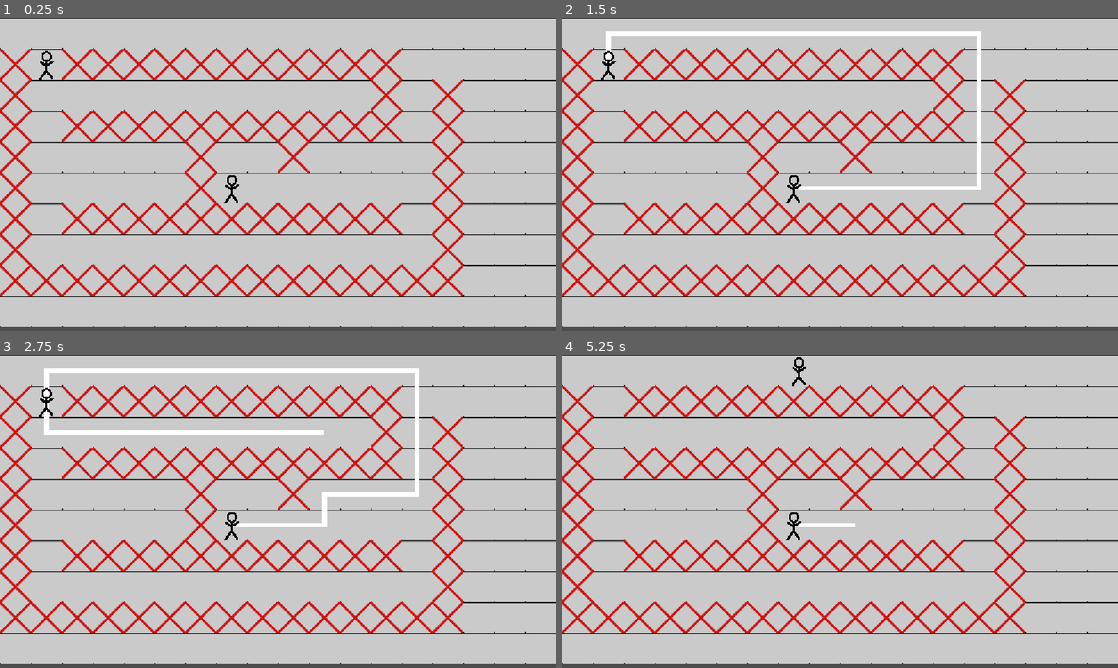
Above: before the commit, frames 1-4 (two rows, left to right).
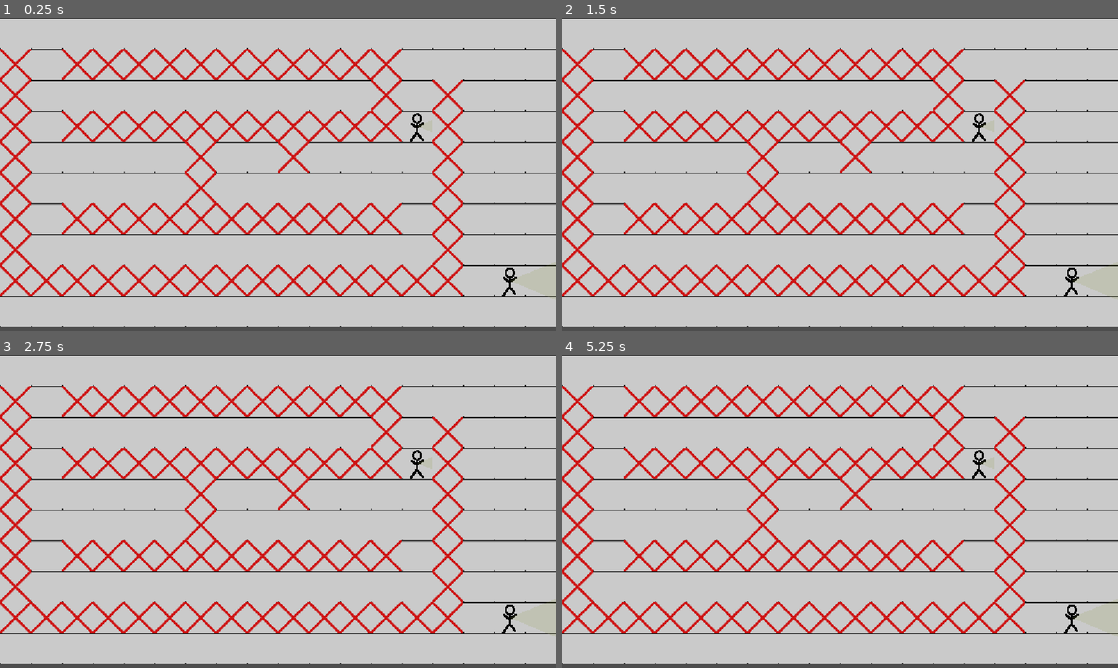
Above: after the commit, the same moments.

Repository: NevenIlincic/Tactical_Move
Game: Godot game, scene res://Scenes/Test_Scene.tscn
Same seed, same stepped clock (60 frames per second), same inputs: the game is played once before the commit and once after it.
Inputs (mouse positions are in pixels of both pictures, inside the frame that each line leads up to):
- Up to frame 1 (0.25 s): no input
- Up to frame 2 (1.5 s): tap Enter at 0.5 s; move the mouse to (606, 64) at 0.52 s; tap Space (move_confirm) at 0.6 s; click (606, 64) at 0.67 s; tap E (player_move_confirm) at 0.8, 1.25, 1.35 s; move the mouse to (795, 187) at 1.27 s
- Up to frame 3 (2.75 s): click (233, 524) at 1.55 s; tap Q (reset_path, bound only after the commit) at 2 s; move the mouse to (333, 442) at 2.02 s; press the mouse at (333, 442) at 2.03 s; right-click (333, 442) at 2.3 s
- Up to frame 4 (5.25 s): tap Space (move_confirm) at 2.75, 3.05, 3.6 s; move the mouse to (812, 574) at 2.77 s; release the mouse at (812, 574) at 2.78 s; right-click (812, 574) at 2.85 s; click (812, 574) at 2.92 s; move the mouse to (1006, 558) at 3.52 s; click (1006, 558) at 3.67 s; tap E (player_move_confirm) at 3.8, 4.35 s; tap Q (reset_path, bound only after the commit) at 4.15 s; move the mouse to (673, 464) at 4.27 s; click (673, 464) at 4.55 s; move the mouse to (867, 511) at 5.02 s; press the mouse at (867, 511) at 5.03 s

The runs differ from the first frame. In frame 1, 0.4% of the frame differs, in the area x 7-100%, y 10-90%; in frame 2, 2.2%; in frame 3, 3.1%, in the area x 7-100%, y 4-90%; in frame 4, 0.5%.

Commit message:
[ADD] Player FOW

Diff:
--- a/cards-and-moves/Scenes/Player/Player.tscn
+++ b/cards-and-moves/Scenes/Player/Player.tscn
@@ -8,6 +8,8 @@
 
 [node name="Player" type="Node2D" unique_id=1108589071 groups=["Player"]]
 script = ExtResource("1_ft8w5")
+max_range = 1500.0
+fov_degrees = 45.0
 
 [node name="Player_Sprite" type="Sprite2D" parent="." unique_id=1716240992]
 texture_filter = 1
@@ -19,4 +21,8 @@
 [node name="CollisionShape2D" type="CollisionShape2D" parent="Selection_Area" unique_id=108256655]
 shape = SubResource("RectangleShape2D_06txj")
 
+[node name="Vision_Polygon" type="Polygon2D" parent="." unique_id=1560586749]
+color = Color(0.5822249, 0.63125, 0.33140624, 0.19500001)
+polygon = PackedVector2Array(0, 0, -256, -256, 256, -256)
+
 [connection signal="input_event" from="Selection_Area" to="." method="_on_selection_area_input_event"]
--- a/cards-and-moves/Scenes/Test_Scene.tscn
+++ b/cards-and-moves/Scenes/Test_Scene.tscn
@@ -26,6 +26,15 @@
 sources/1 = SubResource("TileSetAtlasSource_mwjvy")
 sources/0 = SubResource("TileSetAtlasSource_10mtb")
 
+[sub_resource type="RectangleShape2D" id="RectangleShape2D_06txj"]
+size = Vector2(64, 448)
+
+[sub_resource type="RectangleShape2D" id="RectangleShape2D_jjc5n"]
+size = Vector2(640, 64)
+
+[sub_resource type="RectangleShape2D" id="RectangleShape2D_fhwqp"]
+size = Vector2(64, 192)
+
 [node name="Node2D" type="Node2D" unique_id=1609049363]
 script = ExtResource("1_4ms0o")
 
@@ -36,7 +45,27 @@
 [node name="Path_Line" type="Line2D" parent="." unique_id=780851806]
 
 [node name="Player" parent="." unique_id=1108589071 instance=ExtResource("4_10mtb")]
-position = Vector2(96, 96)
+position = Vector2(1056, 544)
 
 [node name="Player2" parent="." unique_id=2120155671 instance=ExtResource("4_10mtb")]
-position = Vector2(480, 352)
+position = Vector2(864, 224)
+
+[node name="StaticBody2D" type="StaticBody2D" parent="." unique_id=1702938192]
+position = Vector2(928, 288)
+
+[node name="CollisionShape2D" type="CollisionShape2D" parent="StaticBody2D" unique_id=1953621873]
+position = Vector2(0, 64)
+shape = SubResource("RectangleShape2D_06txj")
+
+[node name="StaticBody2D2" type="StaticBody2D" parent="." unique_id=1451802714]
+position = Vector2(480, 96)
+
+[node name="CollisionShape2D" type="CollisionShape2D" parent="StaticBody2D2" unique_id=794179377]
+position = Vector2(-32, 0)
+shape = SubResource("RectangleShape2D_jjc5n")
+
+[node name="StaticBody2D3" type="StaticBody2D" parent="." unique_id=1690032868]
+position = Vector2(800, 160)
+
+[node name="CollisionShape2D" type="CollisionShape2D" parent="StaticBody2D3" unique_id=357753609]
+shape = SubResource("RectangleShape2D_fhwqp")
--- a/cards-and-moves/Scenes/test_scene.gd
+++ b/cards-and-moves/Scenes/test_scene.gd
@@ -6,19 +6,56 @@
 var selected_player: Player
 var confirmed_player_moves: int = 0
 
+var list_occupied_tiles: Array[Vector2i]
+
+var players: Array[Node]
+var num_finished_player_turns: int = 0
+
+var current_state: State
+
 func _ready() -> void:
+	players = get_tree().get_nodes_in_group("Player")
+	for player in players:
+		var starting_tile: Vector2i = tile_map.local_to_map(tile_map.to_local(player.global_position))
+		player.starting_tile = starting_tile
+		player.player_path.append(starting_tile)
+		list_occupied_tiles.append(starting_tile)
+
 	setup_grid()
 	connect_to_signals()
 
-	for player in get_tree().get_nodes_in_group("Player"):
-		player.starting_tile = tile_map.local_to_map(tile_map.to_local(player.global_position))
+var current_mouse_tile_position: Vector2i
+
+func set_occupied_tiles_list():
+	list_occupied_tiles.clear()
+	for player in players:
+		var starting_tile: Vector2i = tile_map.local_to_map(tile_map.to_local(player.global_position))
+		list_occupied_tiles.append(starting_tile)
 
 func connect_to_signals():
 	Signals.set_selected_player.connect(set_selected_player)
-	Signals.deselect_player.connect(func(): selected_player = null)
+	Signals.deselect_player.connect(_on_deselect_player)
+	Signals.player_move_finished.connect(check_is_turn_finished)
+
+func _on_deselect_player():
+	selected_player.is_selected = false
+	selected_player = null
+	draw_path([])
+
+func check_is_turn_finished():
+	num_finished_player_turns += 1
+	if num_finished_player_turns == len(players):
+		num_finished_player_turns = 0
+		print("ZAVRSEN POTEZ!")
 
 func set_selected_player(new_selected_player: Player):
+	if selected_player:
+		selected_player.is_selected = false
+		selected_player.player_sprite.modulate.a = 1.0
+		#if len(selected_player.player_path) == 1:
+		grid.set_point_solid(selected_player.player_path[-1], true)
 	selected_player = new_selected_player
+	grid.set_point_solid(selected_player.starting_tile, false)
 
 func setup_grid():
 	grid.region = Rect2i(Vector2i.ZERO, tile_map.get_used_rect().size)
@@ -33,41 +70,66 @@
 		if tile_data.get_custom_data("solid"):
 			grid.set_point_solid(cell, true)
 
+	for tile in list_occupied_tiles:
+		grid.set_point_solid(tile, true)
+
+
 @onready var path_line: Line2D = $Path_Line
 var start_tile: Vector2i = Vector2i(0,0)
+
+var is_drawing: bool = false
+
 func _unhandled_input(event: InputEvent) -> void:
 	if event is InputEventMouseMotion:
 		update_preview()
-	if Input.is_action_just_pressed("player_move_confirm") and selected_player:
-		if not selected_player.is_moving:
-			confirm_player_move()
-	if Input.is_action_just_pressed("move_confirm") and confirmed_player_moves > 0:
+
+	if Input.is_action_just_pressed("move_confirm"):
 		Signals.move_player.emit(tile_map)
+	if Input.is_action_pressed("drawing"):
+		if selected_player:
+			is_drawing = true
+	else:
+		if selected_player:
+			is_drawing = false
+
+	if Input.is_action_pressed("rotate_player") and selected_player:
+		selected_player.look_at(get_global_mouse_position())
+
+			#selected_player.player_path.slice(0,1)
+	if Input.is_action_just_pressed("reset_path") and selected_player:
+		if len(selected_player.player_path) > 1:
+			grid.set_point_solid(selected_player.starting_tile, true)
+			grid.set_point_solid(selected_player.player_path[-1], false)
+			selected_player.player_path = selected_player.player_path.slice(0, 1)
+		draw_path([])
+func is_adjacent(a: Vector2i, b: Vector2i) -> bool:
+	var diff = (a - b).abs()
+	return (diff == Vector2i(1, 0)) or (diff == Vector2i(0, 1))
 
 func update_preview() -> void:
 	if selected_player:
-		var mouse_pos = tile_map.get_local_mouse_position()
-		var target_tile = tile_map.local_to_map(mouse_pos)
+		if is_drawing:
+			var mouse_pos = tile_map.get_local_mouse_position()
+			var target_tile = tile_map.local_to_map(mouse_pos)
 
-		if grid.is_in_boundsv(target_tile) and not grid.is_point_solid(target_tile):
-			var path = grid.get_id_path(selected_player.starting_tile, target_tile)
-			draw_path(path)
-		else:
-			path_line.points = []
+			if not grid.is_in_boundsv(target_tile) or grid.is_point_solid(target_tile):
+				return
 
+			#var path = selected_player.player_path
+
+			if selected_player.player_path.size() >= 2 and target_tile == selected_player.player_path[-2]:
+				selected_player.player_path.remove_at(selected_player.player_path.size() - 1)
+			elif is_adjacent(selected_player.player_path[-1], target_tile) and selected_player.num_available_steps + 1 >= len(selected_player.player_path):
+				selected_player.player_path.append(target_tile)
+
+		draw_path(selected_player.player_path)
 func draw_path(path_tiles: Array[Vector2i]) -> void:
 	var points: PackedVector2Array = []
+	var drawed_steps: int = -1
 	for tile in path_tiles:
-		points.append(tile_map.map_to_local(tile))
+		if drawed_steps <= selected_player.num_available_steps:
+			drawed_steps += 1
+			points.append(tile_map.map_to_local(tile))
 	path_line.points = points
-
-func confirm_player_move() -> void:
-	var mouse_pos = tile_map.get_local_mouse_position()
-	var target_tile = tile_map.local_to_map(mouse_pos)
-
-	if grid.is_in_boundsv(target_tile) and not grid.is_point_solid(target_tile):
-		var path = grid.get_id_path(selected_player.starting_tile, target_tile)
-		if path.size() > 0:
-			selected_player.set_player_path(path)
-			confirmed_player_moves += 1
-			print(confirmed_player_moves)
+	if selected_player:
+		selected_player.num_steps_to_do = len(path_line.points) - 1
--- a/cards-and-moves/Scripts/Autoload/signals.gd
+++ b/cards-and-moves/Scripts/Autoload/signals.gd
@@ -4,3 +4,6 @@
 signal move_player(path_tiles: Array[Vector2i], tile_map: TileMapLayer)
 signal set_selected_player(selected_player: Player)
 signal deselect_player(player: Player)
+signal player_move_finished() #When single soldier finishes his actions
+
+signal set_tile_to_solid(tile: Vector2i)
--- a/cards-and-moves/Scripts/Player/player.gd
+++ b/cards-and-moves/Scripts/Player/player.gd
@@ -2,29 +2,96 @@
 class_name Player
 
 var starting_tile: Vector2i
+var target_tile: Vector2i
 var is_moving: bool = false
 var is_selected: bool = false
 
 var player_path: Array[Vector2i]
+@onready var player_sprite: Sprite2D = $Player_Sprite
+
+#PLAYER MOVES
+var num_available_steps: int = 4
+var num_steps_to_do: int = 0
+
+#VISION
+@export var max_range := 300.0
+@export var fov_degrees := 90.0
+@export var ray_count := 30
+@export var wall_collision_mask := 1  # set to whatever physics layer your walls use
+
+@onready var vision_polygon: Polygon2D = $Vision_Polygon
+
+
+var rays: Array[RayCast2D] = []
+var facing_angle := 0 # radians, 0 = facing right
 
 func _ready() -> void:
 	Signals.move_player.connect(move)
+	setup_vision_rays()
+func _physics_process(delta: float) -> void:
+	update_vision()
+
+
+func setup_vision_rays() -> void:
+	var half_fov = deg_to_rad(fov_degrees / 2.0)
+	for i in ray_count:
+		var t = float(i) / (ray_count - 1)
+		var angle = -half_fov + t * (2 * half_fov)
+		var ray = RayCast2D.new()
+		ray.target_position = Vector2(max_range, 0).rotated(angle)
+		ray.collision_mask = wall_collision_mask
+		ray.enabled = true
+		add_child(ray)
+		rays.append(ray)
+
+
+func update_vision() -> void:
+	var points: PackedVector2Array = [Vector2.ZERO]  # origin (player position)
+	var half_fov = deg_to_rad(fov_degrees / 2.0)
+
+	for i in rays.size():
+		var t = float(i) / (rays.size() - 1)
+		var angle = facing_angle - half_fov + t * (2 * half_fov)
+		var ray = rays[i]
+
+		ray.target_position = Vector2(max_range, 0).rotated(angle)
+		ray.force_raycast_update()
+
+		if ray.is_colliding():
+			points.append(ray.to_local(ray.get_collision_point()))
+		else:
+			points.append(ray.target_position)
+
+	vision_polygon.polygon = points
 
 func set_player_path(new_path: Array[Vector2i]):
 	player_path = new_path
 
 func move(tile_map: TileMapLayer):
-	is_moving = true
-	var tween: Tween = create_tween()
-	for tile in player_path:
-		var world_position = tile_map.map_to_local(tile)
-		tween.tween_property(self, "global_position", world_position, 0.2)
-	await tween.finished
-	is_moving = false
-	starting_tile = tile_map.local_to_map(tile_map.to_local(self.global_position))
+	num_available_steps -= num_steps_to_do
+	if len(player_path) != 0:
+		is_moving = true
+		var tween: Tween = create_tween()
+		for tile in player_path:
+			var world_position = tile_map.map_to_local(tile)
+			tween.tween_property(self, "global_position", world_position, 0.2)
+		await tween.finished
+		player_path.clear()
+		is_moving = false
+		starting_tile = tile_map.local_to_map(tile_map.to_local(self.global_position))
+		player_path.append(starting_tile)
+
+func check_has_player_finished_move():
+	if not is_moving:
+		Signals.player_move_finished.emit()
 
 
 func _on_selection_area_input_event(viewport: Node, event: InputEvent, shape_idx: int) -> void:
 	if event is InputEventMouseButton and event.is_pressed() and event.button_index == MOUSE_BUTTON_LEFT:
-		is_selected = true
-		Signals.set_selected_player.emit(self)
+		is_selected = !is_selected
+		if is_selected:
+			player_sprite.modulate.a = 0.5
+			Signals.set_selected_player.emit(self)
+		else:
+			player_sprite.modulate.a = 1.0
+			Signals.deselect_player.emit()
--- /dev/null
+++ b/cards-and-moves/Scripts/State/player_move_set_state.gd
@@ -0,0 +1,8 @@
+class_name PlayerSetMoveState extends State
+
+
+func _init(data: Array):
+	pass
+
+func _unhandled_input(event: InputEvent):
+	pass
--- /dev/null
+++ b/cards-and-moves/Scripts/State/state.gd
@@ -0,0 +1,9 @@
+@abstract
+extends Node
+class_name State
+
+@abstract
+func _init(data: Array);
+
+@abstract
+func _unhandled_input(event: InputEvent);
--- a/cards-and-moves/project.godot
+++ b/cards-and-moves/project.godot
@@ -36,6 +36,21 @@
 "events": [Object(InputEventKey,"resource_local_to_scene":false,"resource_name":"","device":-1,"window_id":0,"alt_press …(192 unchanged characters)…
 ]
 }
+drawing={
+"deadzone": 0.2,
+"events": [Object(InputEventMouseButton,"resource_local_to_scene":false,"resource_name":"","device":-1,"window_id":0,"alt_pressed":false,"shift_pressed":false,"ctrl_pressed":false,"meta_pressed":false,"button_mask":1,"position":Vector2(209, 5),"global_position":Vector2(221, 65),"factor":1.0,"button_index":1,"canceled":false,"pressed":true,"double_click":false,"script":null)
+]
+}
+reset_path={
+"deadzone": 0.2,
+"events": [Object(InputEventKey,"resource_local_to_scene":false,"resource_name":"","device":-1,"window_id":0,"alt_pressed":false,"shift_pressed":false,"ctrl_pressed":false,"meta_pressed":false,"pressed":false,"keycode":0,"physical_keycode":81,"key_label":0,"unicode":113,"location":0,"echo":false,"script":null)
+]
+}
+rotate_player={
+"deadzone": 0.2,
+"events": [Object(InputEventMouseButton,"resource_local_to_scene":false,"resource_name":"","device":-1,"window_id":0,"alt_pressed":false,"shift_pressed":false,"ctrl_pressed":false,"meta_pressed":false,"button_mask":2,"position":Vector2(221, 14),"global_position":Vector2(233, 74),"factor":1.0,"button_index":2,"canceled":false,"pressed":true,"double_click":false,"script":null)
+]
+}
 
 [physics]
 
Not shown, added: cards-and-moves/Scripts/State/player_move_set_state.gd.uid
Not shown, added: cards-and-moves/Scripts/State/state.gd.uid
